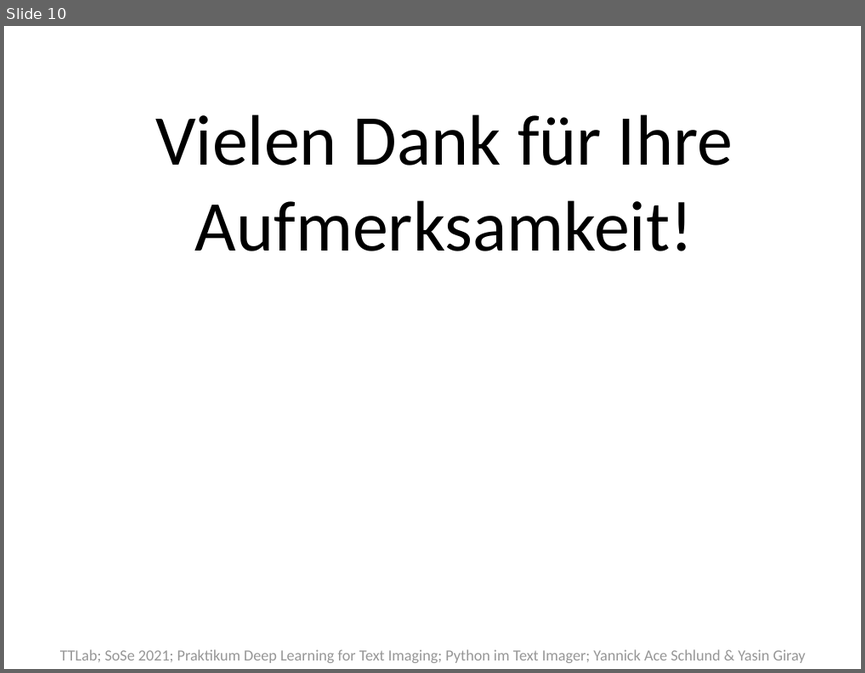
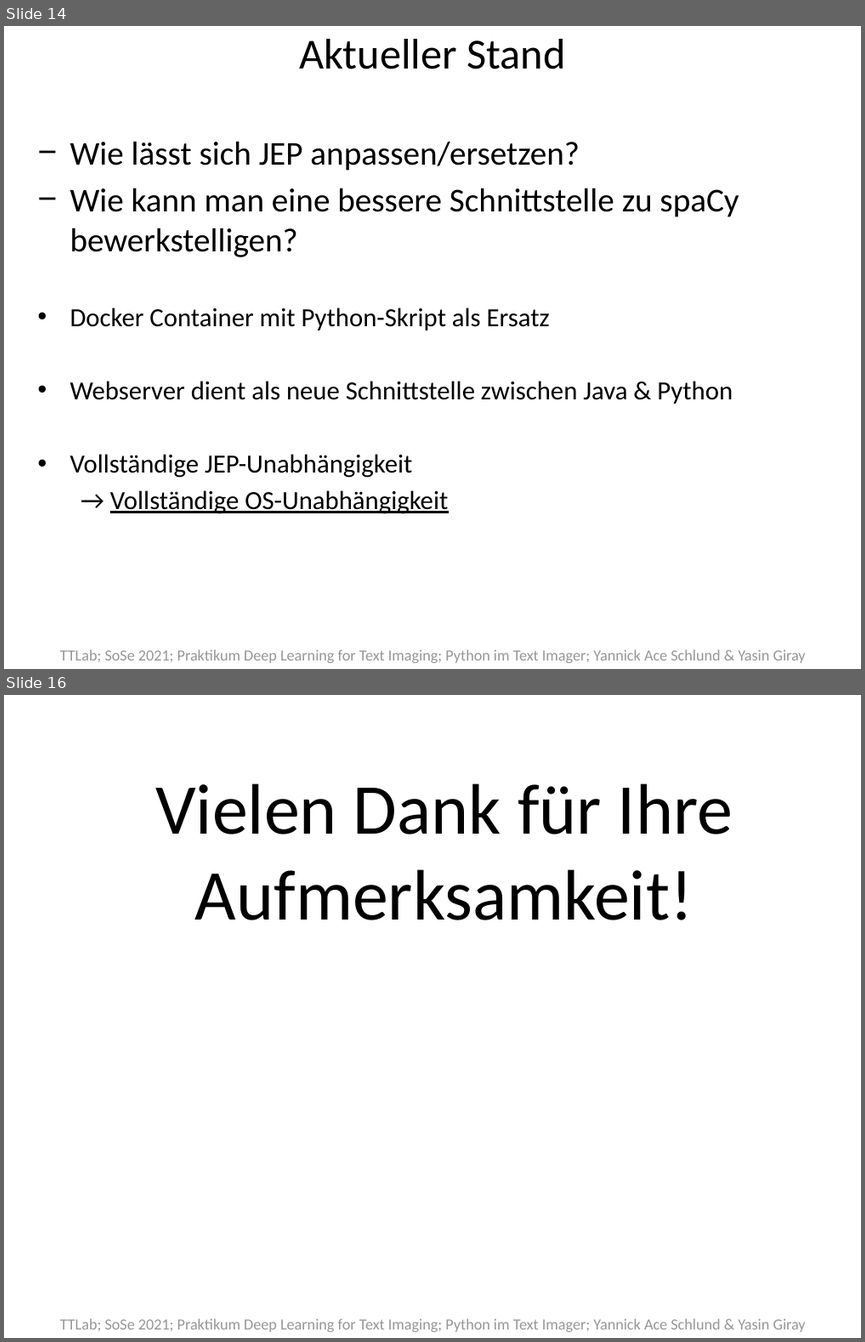
Before and after one commit to texttechnologylab/textimager-uima, a slide deck: Tex Docu/Präsi/Textimager PP.pptx. Shown one above the other, each under a label of ours: slide 10 before the commit, slides 14 and 16 after it; the slides between them are not shown. The pictures are 865x673 and 865x1342 pixels, drawn with LibreOffice and Linux fonts; fonts in the diff are those of the drawing. Boxes give left, top, right and bottom in pixels: in the first picture for what was removed or moved away, otherwise in the second. Text is boxed around its words. In the diff, an @@ line names an element or a change of style, - is before the commit and + after.

Commit message:
PowerPoint für Zwischenpräsentation

```diff
--- a/Tex Docu/Präsi/Textimager PP.pptx
+++ b/Tex Docu/Präsi/Textimager PP.pptx
@@ slide 14 added at box(4, 26, 861, 669), background #FFFFFF; not listed: 1 template element that a slide beside it also shows @@
@@ title added at box(299, 39, 565, 69), 36 pt, text #000000 @@
+Aktueller Stand
@@ text added at box(70, 141, 738, 514), 22 pt, text #000000 @@
+− Wie lässt sich JEP anpassen/ersetzen?
+− Wie kann man eine bessere Schnittstelle zu spaCy bewerkstelligen?
+• Docker Container mit Python-Skript als Ersatz
+• Webserver dient als neue Schnittstelle zwischen Java & Python
+• Vollständige JEP-Unabhängigkeit
+  → Vollständige OS-Unabhängigkeit
@@ what was slide 10 is now slide 16 @@
```
Also in this commit, not shown: 8 slides changed, 6 other slides added, 1 slide removed.
